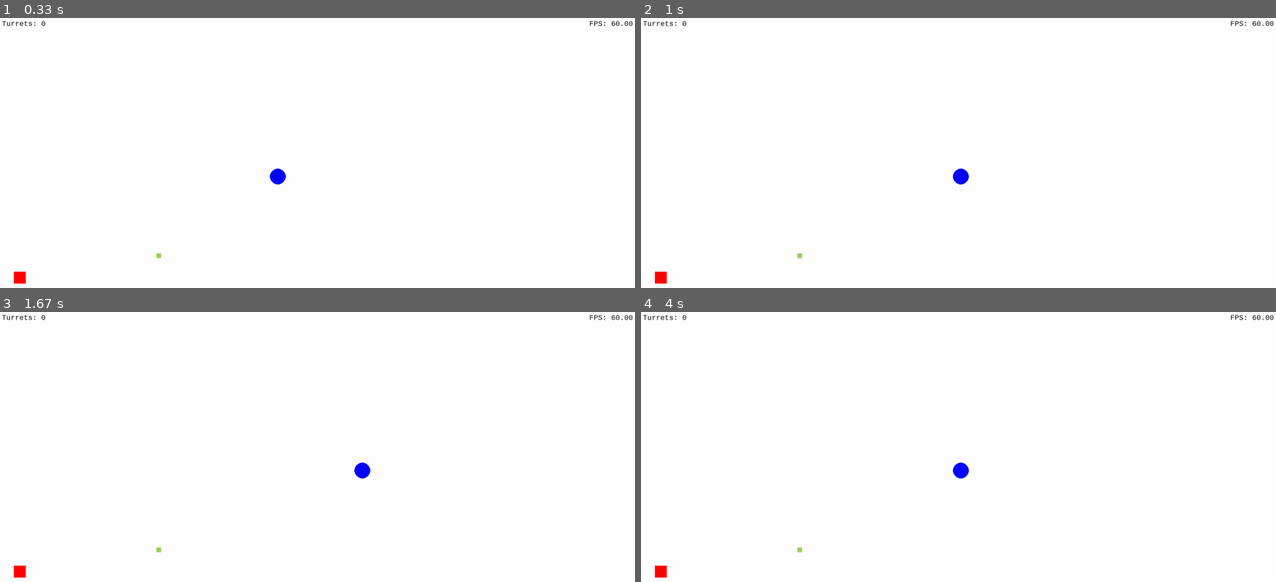
Above: before the commit, frames 1-4 (two rows, left to right).
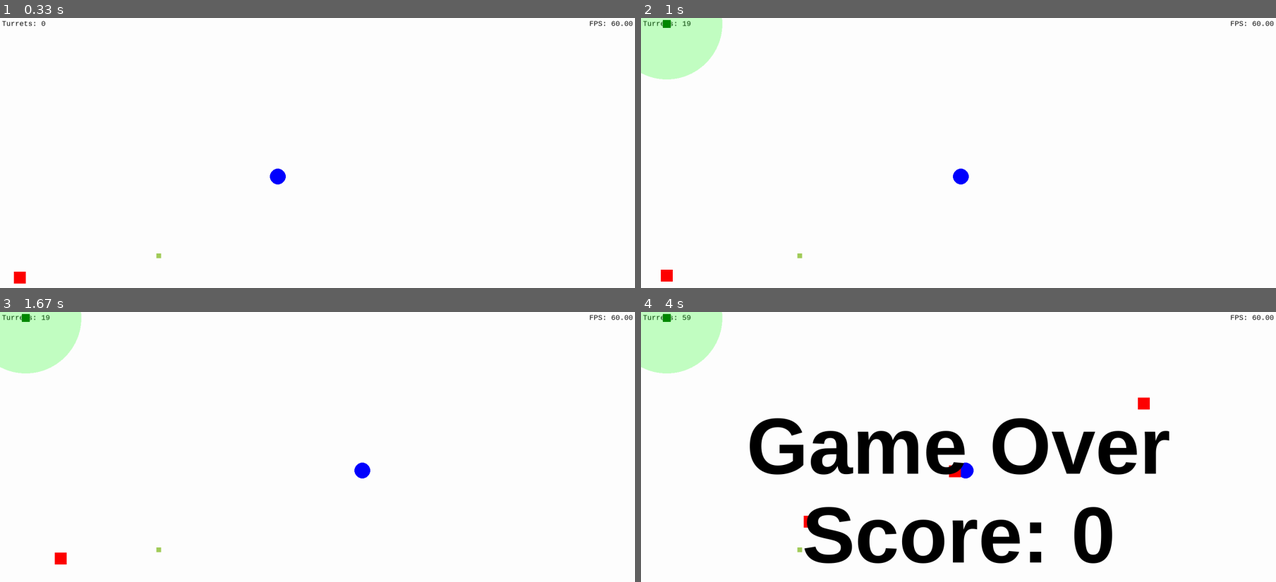
Above: after the commit, the same moments.

Repository: MarcellPerger1/game_with_pygame
Game: pygame game, started from main.py
Same seed, same stepped clock (60 frames per second), same inputs: the game is played once before the commit and once after it.
Inputs (mouse positions are in pixels of both pictures, inside the frame that each line leads up to):
- Up to frame 1 (0.33 s): no input
- Up to frame 2 (1 s): hold T 0.33-0.8 s; hold Right 0.33-0.8 s; click (666, 23) at 0.88 s, where only the run after the commit has a clickable "Turrets: 20"
- Up to frame 3 (1.67 s): hold Right 1.17-1.63 s
- Up to frame 4 (4 s): hold Up 1.67-1.97 s; tap T at 1.82, 3.22 s; hold Right 2-2.47 s; hold Left 2.5-3.03 s; hold Down 3.07-3.37 s; hold Left 3.4-3.8 s

Frame 1 is identical in both runs. In frame 2, 2.6% of the frame differs, in the area x 0-13%, y 0-99%; in frame 3, 2.7%; in frame 4, 13%, in the area x 0-84%, y 0-99%.

Commit message:
feat: Added pressing 't' to get 20 turrets (when cheats enabled)

Diff:
--- a/main.py
+++ b/main.py
@@ -22,6 +22,7 @@
 USE_FLIP = True
 SHOW_BULLETS = False  # todo test the effect of this on performance
 SHOW_TURRET_RANGE = True
+ALLOW_CHEATS = True
 
 FPS = 60
 SPEED = 3.8
@@ -447,6 +448,9 @@
                 raise PGExit
             if event.type == pg.KEYDOWN and event.key == pg.K_p:
                 self.perf_mgr.take_cpu_profile()
+            if event.type == pg.KEYDOWN and event.key == pg.K_t and ALLOW_CHEATS:
+                self.player.turrets += 20
+                self.turrets_text.update()
 
     @property
     def ticks(self):
